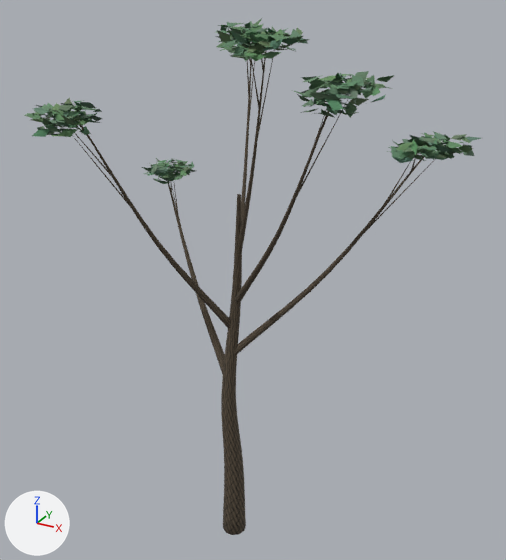
A saved change to the glTF model assets/harbor/vegetation/quay-banyan-c.glb.
Both versions are drawn from a 50 mm camera at (6.74, -11.31, 12.6) aimed at (0.32, 0.35, 6.76). Every picture has the same lights, and +X, +Y and +Z are marked at lower left. The first picture is the older version. Vertices at exactly the same position are counted once.

Names of what the first picture shows: 'bark', 'leaves'.
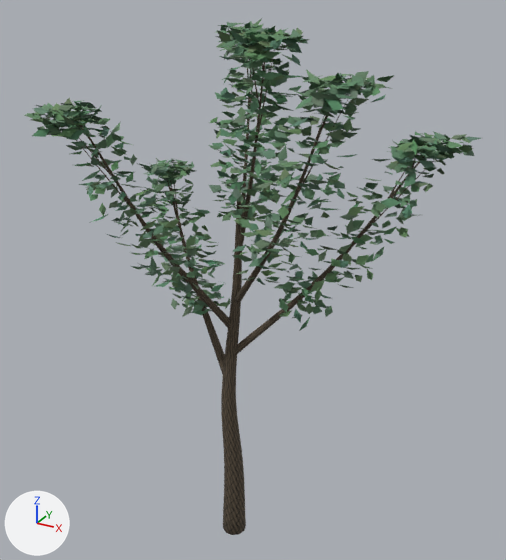
Where the change shows, as pixel boxes (x1, y1, x2, y2) in the pictures (506 x 560 px):
```json
{"object": "leaves", "change": "reshaped", "before": [24, 18, 481, 184], "after": [24, 18, 481, 331], "on screen": "88% taller"}
{"part": 1, "of": "me_leaves", "change": "added", "after": [193, 305, 203, 311]}
{"part": 2, "of": "me_leaves", "change": "added", "after": [182, 305, 193, 317]}
{"part": 3, "of": "me_leaves", "change": "added", "after": [195, 300, 206, 306]}
{"part": 4, "of": "me_leaves", "change": "added", "after": [52, 26, 446, 331], "on screen": "green"}
```

Edits to the scene script, one JSON object a line:
```json
{"block": "me_leaves", "where": "# used by ob_leaves; location = (0.0, 0.0, 0.0)"}
{"op": "remove", "block": "me_leaves", "code": "me_leaves.from_pydata(...)  # 4608 vertices, 6912 faces; spans x -3.22..4.32, y -2.56..2.79, z 8.07..11.78"}
{"op": "add", "block": "me_leaves", "code": "me_leaves.from_pydata(...)  # 13824 vertices, 20736 faces; spans x -3.22..4.32, y -2.56..2.79, z 5.7..11.78"}
{"block": "me_leaves", "change": "me_leaves part 1: the loose piece of 8 vertices spanning x -2.41..-2.22, y 0.99..1.24, z 8.4..8.45 is copied, and the copy is multiplied about its middle by the matrix ((0.284, 0.974, 0.307), (-0.58, 0.416, -0.784), (-0.84, 0.042, 0.645)), then moved by (1.28, -0.79, -2.62); it spans x -1.13..-0.94, y 0.2..0.44, z 5.71..5.88"}
{"block": "me_leaves", "change": "me_leaves part 2: the loose piece of 8 vertices spanning x -2.48..-2.1, y 1.24..1.38, z 8.28..8.36 is copied, and the copy is multiplied about its middle by the matrix ((-0.401, 0.938, 0.01), (-0.881, -0.373, -0.353), (-0.321, -0.147, 0.957)), then moved by (1.11, -1.21, -2.53); it spans x -1.23..-1.11, y -0.1..0.28, z 5.73..5.89"}
{"block": "me_leaves", "change": "me_leaves part 3: the loose piece of 8 vertices spanning x -2.41..-2.22, y 0.99..1.24, z 8.4..8.45 is copied, and the copy is multiplied about its middle by the matrix ((-0.499, 0.97, -0.254), (-0.485, 0.015, 1.01), (0.878, 0.56, 0.413)), then moved by (1.4, -0.83, -2.44); it spans x -1.09..-0.74, y 0.23..0.33, z 5.88..6.07"}
{"block": "me_leaves", "change": "me_leaves part 4: 8976 vertices added at x -3.01..3.84, y -2.21..2.54, z 5.7..11.78"}
{"block": "me_leaves", "change": "other edits to the shape of me_leaves do not show in these pictures"}
```
